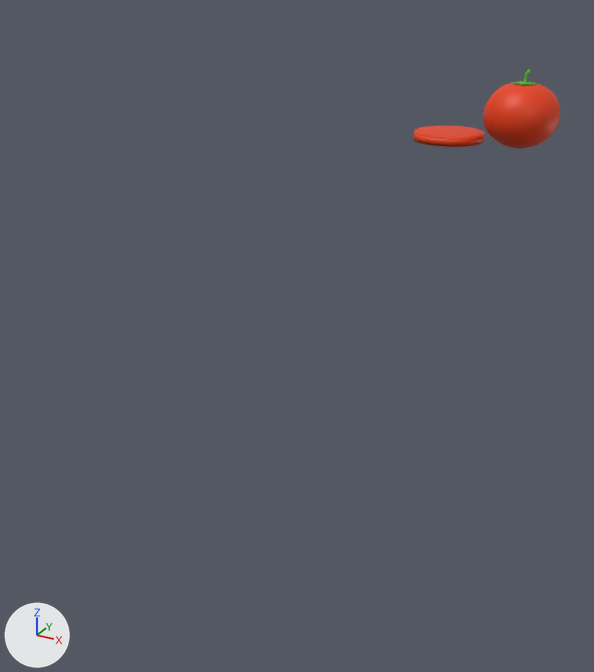
An edit to the Blender file Assets/Art/Models/TomatoSlice/TomatoSlice.blend, drawn before and after from the same camera.
Before and after are seen from a 50 mm lens placed at (7.55, -22.55, 4.29), pointed at (-2.41, -4.43, -4.77). The lights are fixed; the arrows at lower left show +X, +Y and +Z. The older version comes first.

In view in the first picture: 'Sphere', 'tomato'.
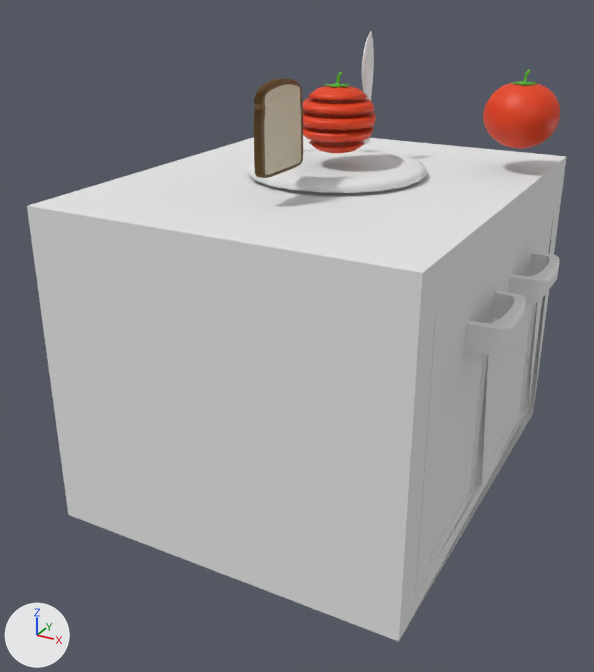
The newer file is also rescaled (x0.562), turned or shifted as a whole; pictures and numbers use the older file's frame.

Edits to the bpy script that builds the scene:
```text
Add mat_material:
    mat_material = bpy.data.materials.new('Material')
    # uses the picture img_bread_normals
    # uses the picture img_bread_uv_png
    # uses the picture img_bread_uv_png_001
Remove ob_sphere:
    ob_sphere = bpy.data.objects.new('Sphere', me_sphere_001)
Add ob_plane:
    ob_plane = bpy.data.objects.new('Plane', me_mesh)  # 762 vertices, 760 faces; spans x -0.059..0.062, y -0.59..0.589, z -0.551..0.54
    ob_plane.location = (-2.1, -5.84, 1.08)
    ob_plane.rotation_euler = (1.571, 0.0, 0.0)  # degrees (90, 0, 0)
    ob_plane.scale = (1.78, 1.78, 1.78)
Add ob_plate:
    ob_plate = bpy.data.objects.new('plate', me_plate_001)  # 262 vertices, 280 faces; spans x -1.33..1.33, y -0.09..0.09, z -1.33..1.33; in mat_initialshadinggroup_003 (white #e7e7e7)
    ob_plate.location = (-2.1, -2.81, -0.44)
    ob_plate.rotation_euler = (1.571, 0.0, 0.0)  # degrees (90, 0, 0)
    ob_plate.scale = (1.78, 1.78, 1.78)
Add ob_polysurface1:
    ob_polysurface1 = bpy.data.objects.new('polySurface1', me_polysurface1)  # 536 vertices, 493 faces; spans x -6.0..6.0, y -11.0..20.0, z -137.0..31.0; in mat_initialshadinggroup_002 (white #e7e7e7)
    ob_polysurface1.location = (-2.1, -0.97, 0.45)
    ob_polysurface1.rotation_euler = (-3.142, 0.0, 0.0)  # degrees (-180, 0, 0)
    ob_polysurface1.scale = (0.0178, 0.0178, 0.0178)
Add ob_bottom_cabinet:
    ob_bottom_cabinet = bpy.data.objects.new('bottom cabinet', me_bottom_cabinet)  # 172 vertices, 121 faces; spans x -2.73..3.22, y -2.43..2.43, z -3.32..3.32; in mat_blinn1sg (white #e7e7e7), mat_initialshadinggroup_001 (white #e7e7e7)
    ob_bottom_cabinet.location = (-2.1, -3.23, -4.95)
    ob_bottom_cabinet.rotation_euler = (1.571, 0.0, 0.0)  # degrees (90, 0, 0)
    ob_bottom_cabinet.scale = (1.78, 1.78, 1.78)
Add ob_stem:
    ob_stem = bpy.data.objects.new('stem', me_cylinder)  # 210 vertices, 223 faces; spans x -0.77..0.77, y 0.53..1.16, z -0.77..0.77; in mat_stem (green #54b921), mat_tomato (orange #e73c00), mat_slicetexture (picture img_slice_tomato_texture_png)
    ob_stem.location = (-2.1, -2.81, 0.88)
    ob_stem.rotation_euler = (1.571, 0.0, 0.0)  # degrees (90, 0, 0)
Add ob_bottom_slice:
    ob_bottom_slice = bpy.data.objects.new('bottom slice', me_sphere_006)  # 110 vertices, 126 faces; spans x -0.729..0.729, y -0.733..0.733, z 0.002..0.244; in mat_tomato (orange #e73c00), mat_slicetexture (picture img_slice_tomato_texture_png)
    ob_bottom_slice.location = (-2.1, -2.81, 0.0)
Add ob_down_mid_slice:
    ob_down_mid_slice = bpy.data.objects.new('down mid slice', me_sphere_003)  # 92 vertices, 108 faces; spans x -0.99..0.99, y -1.0..1.0, z -0.35..1.35; in mat_tomato (orange #e73c00), mat_slicetexture (picture img_slice_tomato_texture_png)
    ob_down_mid_slice.location = (-2.1, -2.81, 0.58)
    ob_down_mid_slice.rotation_euler = (-3.142, 0.0, 0.0)  # degrees (-180, 0, 0)
    ob_down_mid_slice.scale = (0.96, 0.96, 0.153)
Add ob_up_mid_slice:
    ob_up_mid_slice = bpy.data.objects.new('up mid slice', me_sphere_003.copy())
    ob_up_mid_slice.location = (-2.1, -2.81, 1.12)
    ob_up_mid_slice.scale = (0.96, 0.96, 0.153)
Add ob_mid_slice:
    ob_mid_slice = bpy.data.objects.new('mid slice', me_sphere_001_1)  # 92 vertices, 108 faces; spans x -1.0..1.0, y -1.02..1.02, z -0.35..1.49; in mat_tomato (orange #e73c00), mat_slicetexture (picture img_slice_tomato_texture_png)
    ob_mid_slice.location = (-2.1, -2.81, 0.76)
    ob_mid_slice.scale = (0.985, 0.985, 0.157)
```

Where the change shows, as pixel boxes (x1, y1, x2, y2) in the pictures (594 x 672 px):
'bottom cabinet', added
    after: (27, 135, 567, 641)
'plate', added
    after: (248, 148, 426, 193)
'Plane', added (brown)
    after: (254, 79, 303, 178)
'Sphere', deleted
    before: (413, 126, 485, 147)
'mid slice', added (red)
    after: (303, 112, 376, 130)
'up mid slice', added (red)
    after: (303, 98, 375, 115)
'down mid slice', added (red)
    after: (303, 126, 374, 142)
'stem', added (red)
    after: (308, 71, 368, 100)
'polySurface1', added
    after: (362, 31, 374, 144)
'bottom slice', added (red)
    after: (309, 140, 365, 153)
